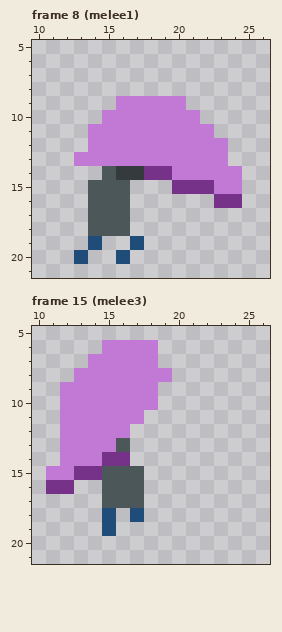
Pixel-art file: art/spr/characters/rookie.ase. The picture above was drawn from the file before the commit.
32x32 pixels, 26 frames. Shown: frame 8 (melee1): x 10..26, y 5..21; frame 15 (melee3): x 10..26, y 5..21. The commit also changed other frames, which this record leaves out.
After the commit:
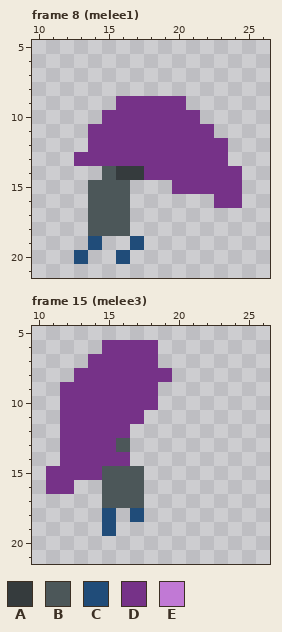
Palette (. is transparent): A #353b3d  B #4c5759  C #204c79  D #763288  E #c179d5
Log entry: [art] redo sword trails
Difference:
Changed rows in their new state; - is an unchanged pixel.
Frame 8 (melee1):
first column x 13:
 9 ---DDDDD----
10 --DDDDDDD---
11 -DDDDDDDDD--
12 -DDDDDDDDDD-
13 DDDDDDDDDDD-
14 -------DDDDD
15 ----------DD
Frame 15 (melee3):
first column x 11:
 6 ----DDDD-
 7 ---DDDDD-
 8 --DDDDDDD
 9 -DDDDDDD-
10 -DDDDDDD-
11 -DDDDDD--
12 -DDDDD---
13 -DDDD----
14 -DDD-----
15 DD-------
Pixel boxes of the changes (left, top, right, bottom) in both pictures:
changed: (74, 96, 242, 194)
changed: (46, 340, 172, 480)
